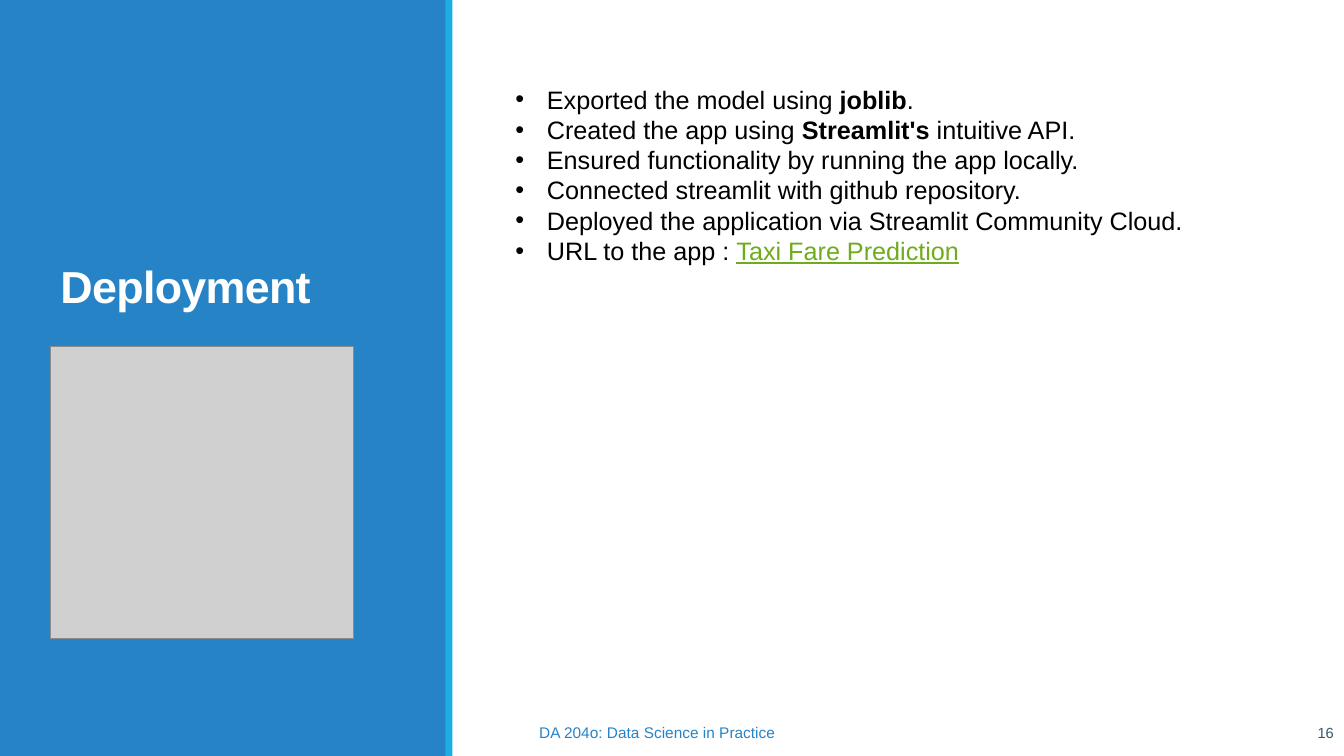
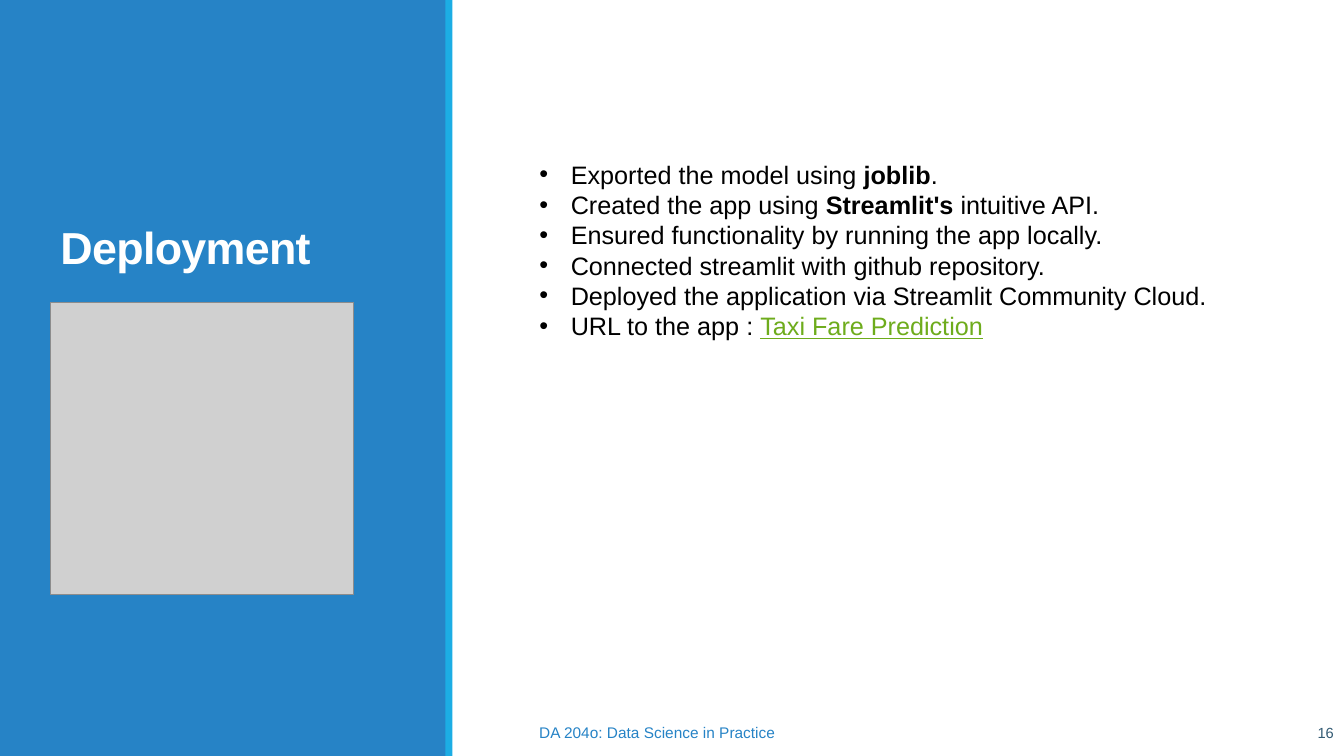
Before and after one commit to aravindsreekumar28/TaxiFare-Forecast, a slide deck: slide 16 of TaxiFare Forecast – Enhancing Fare Accuracy with Machine Learning.pptx. Drawn at 1344x756 pixels with LibreOffice and Linux fonts; fonts in the diff are those of the drawing; grey boxes stand for pictures. Boxes give left, top, right and bottom in pixels: in the first picture for what was removed or moved away, otherwise in the second. Text is boxed around its words. In the diff, an @@ line names an element or a change of style, - is before the commit and + after.

```diff
--- a/TaxiFare Forecast – Enhancing Fare Accuracy with Machine Learning.pptx
+++ b/TaxiFare Forecast – Enhancing Fare Accuracy with Machine Learning.pptx
@@ title "Deployment": place and size @@
-title "Deployment" at [60,270,310,312]
+title "Deployment" at [60,231,310,273]
@@ text "Exported the model using joblib.": place and size @@
-text "Exported the model using joblib." at [547,90,1183,266]
+text "Exported the model using joblib." at [571,165,1207,341]
@@ picture: place and size @@
-picture at [50,347,354,638]
+picture at [50,302,354,594]
```
Also in this commit, not shown: 7 other slides changed, 1 slide added, 1 other file.
